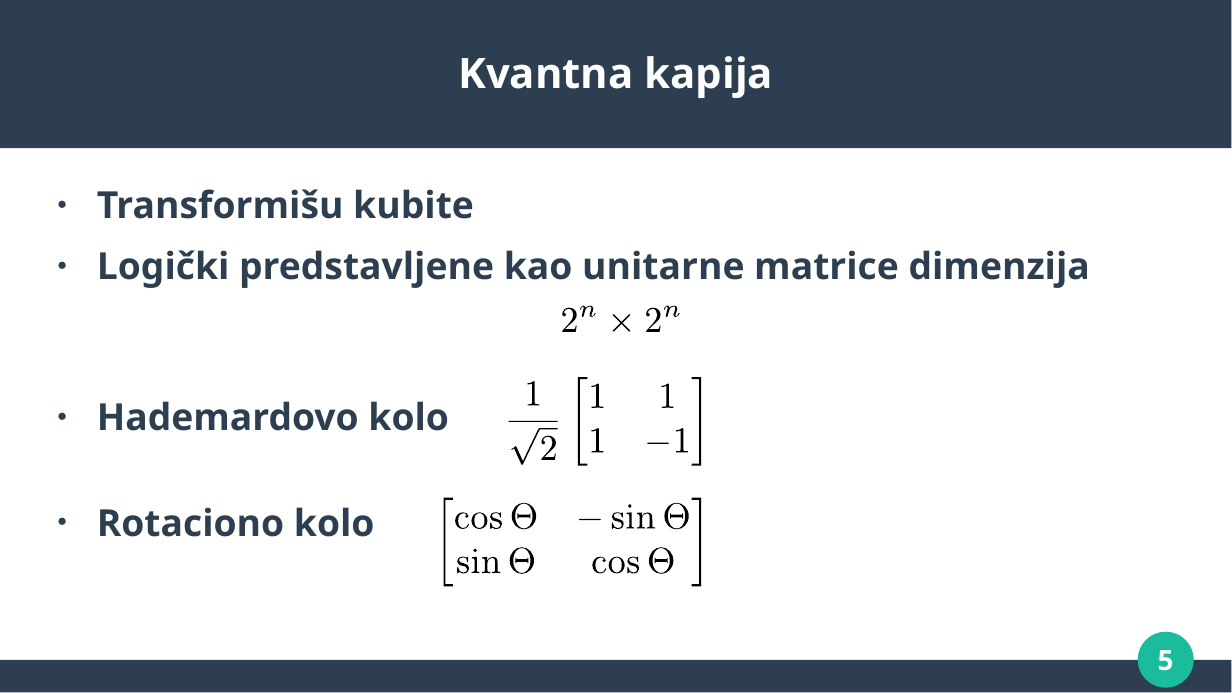
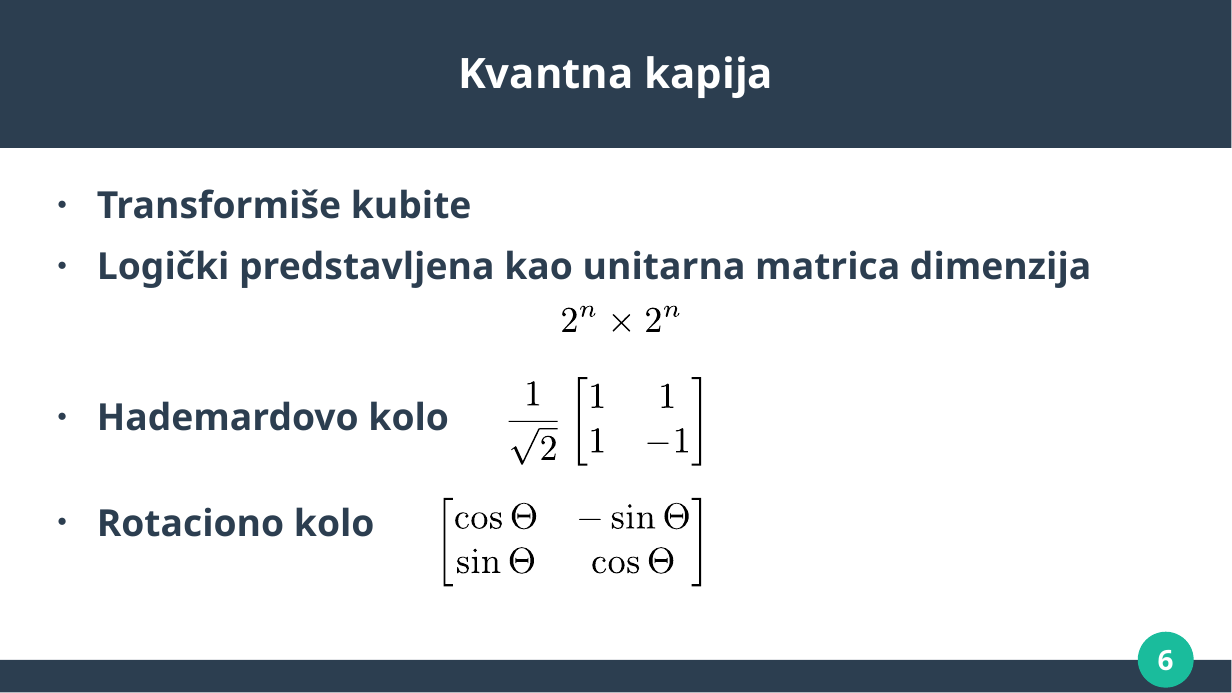
Before and after one commit to MilanBojic1999/Diplomski, a slide deck: slide 6 of presentation/Diplomski - prezentacija.pptx (slide 5 before the commit). Drawn at 1232x693 pixels with LibreOffice and Linux fonts; fonts in the diff are those of the drawing. Boxes give left, top, right and bottom in pixels: in the first picture for what was removed or moved away, otherwise in the second. Text is boxed around its words. In the diff, an @@ line names an element or a change of style, - is before the commit and + after.

```diff
--- a/presentation/Diplomski - prezentacija.pptx
+++ b/presentation/Diplomski - prezentacija.pptx
@@ text at (97,189,1091,288): text changed @@
-● Transformišu kubite
-● Logički predstavljene kao unitarne matrice dimenzija
+● Transformiše kubite
+● Logički predstavljena kao unitarna matrica dimenzija
@@ page number at (1158,650,1174,671): text changed @@
-5
+6
```
Also in this commit, not shown: 25 other slides changed, 2 slides added, 1 other file.
